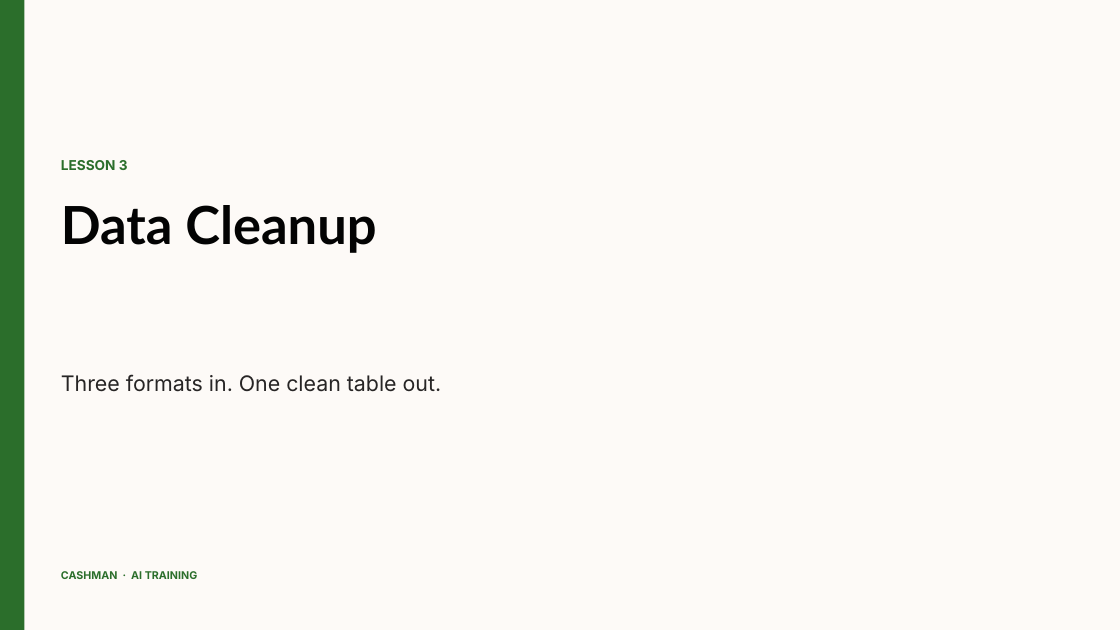
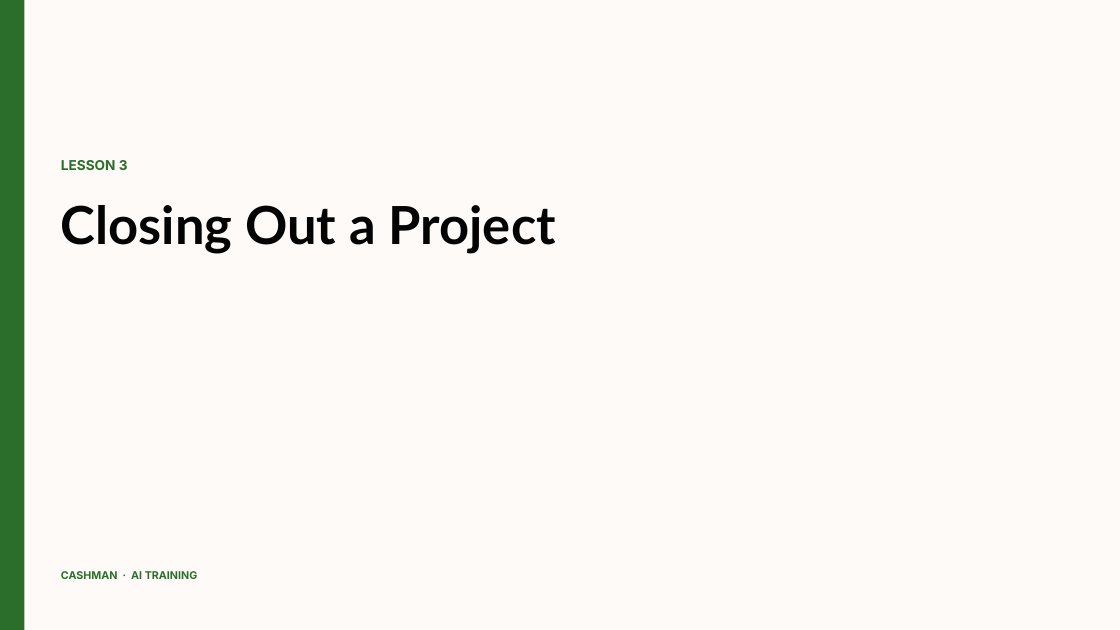
Before and after one commit to psun-jaycashman/cashman-ai-training, a slide deck: slide 1 of docs/video-scripts/slides/pptx/module-4/lesson-4-3-data-cleanup.pptx. Drawn at 1120x630 pixels with LibreOffice and Linux fonts; fonts in the diff are those of the drawing. Boxes give left, top, right and bottom in pixels: in the first picture for what was removed or moved away, otherwise in the second. Text is boxed around its words. In the diff, an @@ line names an element or a change of style, - is before the commit and + after.

Commit message:
Add image-slide support and include slide assets
Implement image-led slides and include module-4 screenshot assets. Added add_image_slide (letterboxed image area, caption, avatar placeholder), enabled italic text in _add_text, and extended Slide dataclass with image/caption and new "image" kind. Updated DECKS to include image slides and adjusted some headlines/subheads. build_deck now accepts an assets_root, validates image paths, and routes image slides to the new renderer. Also added multiple PNG/JPEG assets and updated several PPTX files.

```diff
--- a/docs/video-scripts/slides/pptx/module-4/lesson-4-3-data-cleanup.pptx
+++ b/docs/video-scripts/slides/pptx/module-4/lesson-4-3-data-cleanup.pptx
@@ text at [61, 205, 556, 254]: text changed @@
-Data Cleanup
+Closing Out a Project
@@ text removed at [61, 374, 442, 392] @@
-Three formats in. One clean table out.
```
Also in this commit, not shown: 3 slides added, 1 slide removed, 41 other files.
